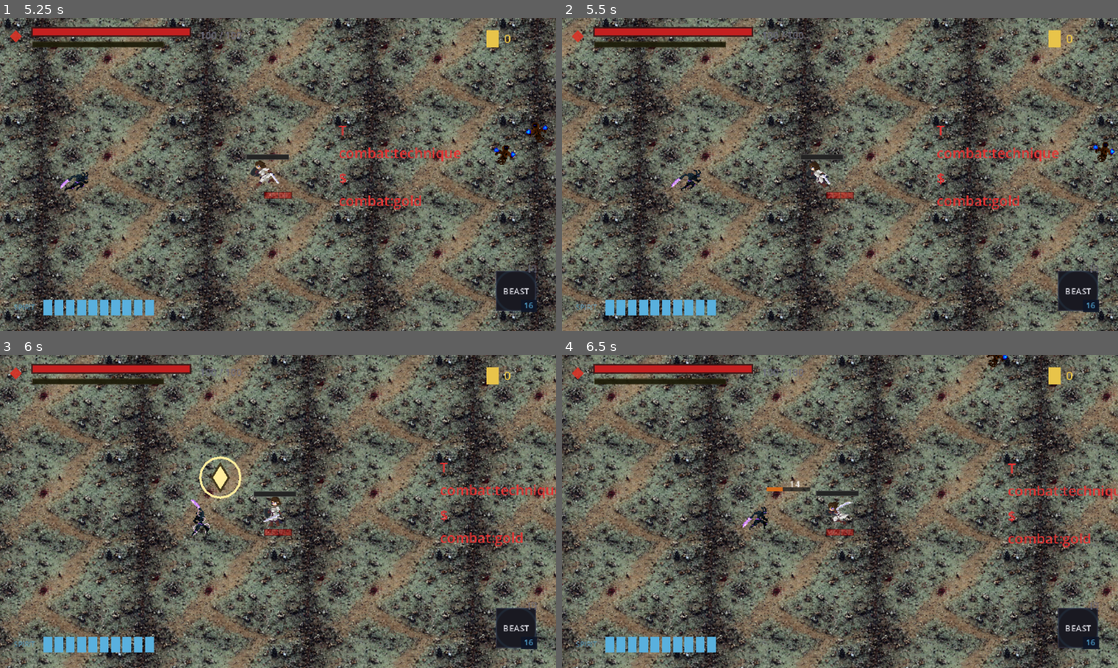
Above: before the commit, frames 1-4 (two rows, left to right).
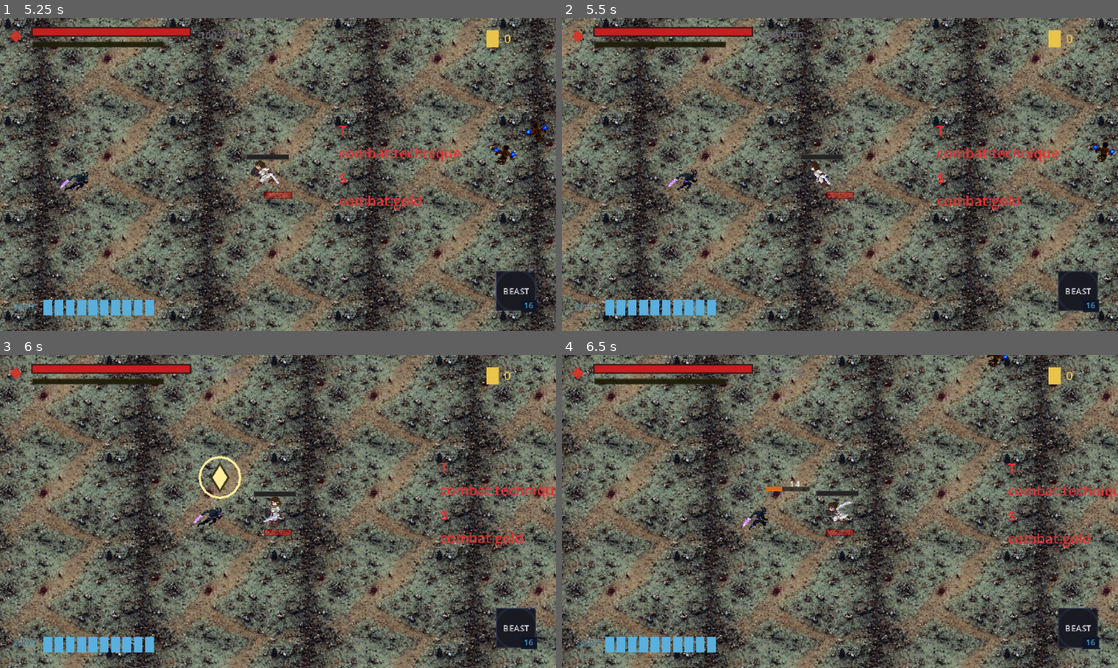
Above: after the commit, the same moments.

Repository: seancl8611/oathbound
Game: Godot game, scene res://TitleScreen/menu.tscn
Same seed, same stepped clock (60 frames per second), same inputs: the game is played once before the commit and once after it. Sound files missing from this copy of the repository are replaced by a short silence.
Inputs (mouse positions are in pixels of both pictures, inside the frame that each line leads up to):
- Up to frame 1 (5.25 s): click "New Game" at 0.5 s; click "Slot 1 • 0h 00m First Attempt…" at 1.25 s; click "Cancel" at 2 s; click "Slot 2 Empty" at 2.75 s; tap Enter (ui_accept) at 3.5, 3.77 s; move the mouse to (250, 237) at 3.52 s; press the mouse at (250, 237) at 3.53 s; hold W (up) 3.53-4.25 s; release the mouse at (250, 237) at 4.25 s; drag from (444, 221) to (77, 187) at 4.27 s; move the mouse to (111, 127) at 5.02 s; hold A (left) from 5.03 s (still down); tap E (execute_finisher) at 5.1 s
- Up to frame 2 (5.5 s): keep holding A (left)
- Up to frame 3 (6 s): release A (left) at 5.75 s; drag from (305, 511) to (111, 464) at 5.77 s
- Up to frame 4 (6.5 s): no input

Frame 1 is identical in both runs. In frame 2, 0.2% of the frame differs, in the area x 19-25%, y 48-56%; in frame 3, 0.4%, in the area x 34-44%, y 32-58%; in frame 4, less than 0.1%.

Commit message:
Route Swordsman scene through V2 motion layer

Diff:
--- a/game/oathbound/Regions/Hushiro/Enemies/Standard/CorruptedSwordsman.tscn
+++ b/game/oathbound/Regions/Hushiro/Enemies/Standard/CorruptedSwordsman.tscn
@@ -1,6 +1,6 @@
 [gd_scene load_steps=37 format=3 uid="uid://b0lkgxc2vsacq"]
 
-[ext_resource type="Script" path="res://Regions/Hushiro/Enemies/Standard/CorruptedSwordsmanStability.gd" id="1_s55wi"]
+[ext_resource type="Script" path="res://Regions/Hushiro/Enemies/Standard/CorruptedSwordsmanV2Motion.gd" id="1_s55wi"]
 [ext_resource type="Shader" path="res://Shaders/buff_glow.gdshader" id="2_pg7dc"]
 [ext_resource type="Texture2D" uid="uid://bpij4m6oy8u2m" path="res://Textures/Enemy/foot_soldier/parried1.png" id="3_dbmx2"]
 [ext_resource type="Texture2D" uid="uid://bgr2y08wrdlcs" path="res://Textures/Enemy/foot_soldier/Attack10.png" id="4_xy833"]
